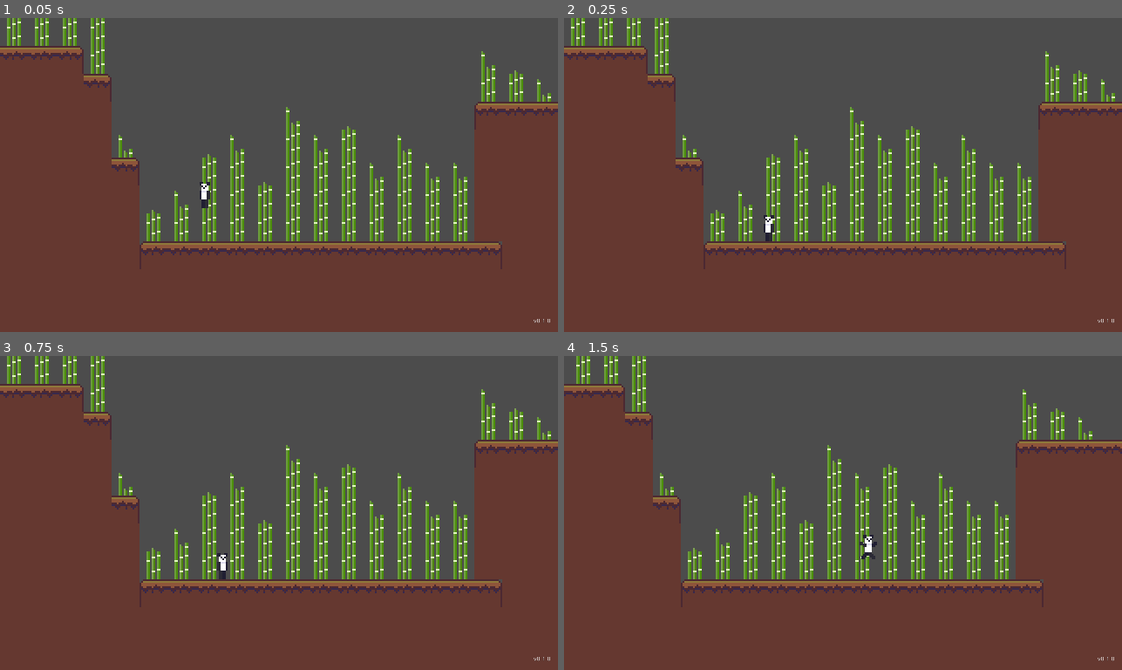
Above: before the commit, frames 1-4 (two rows, left to right).
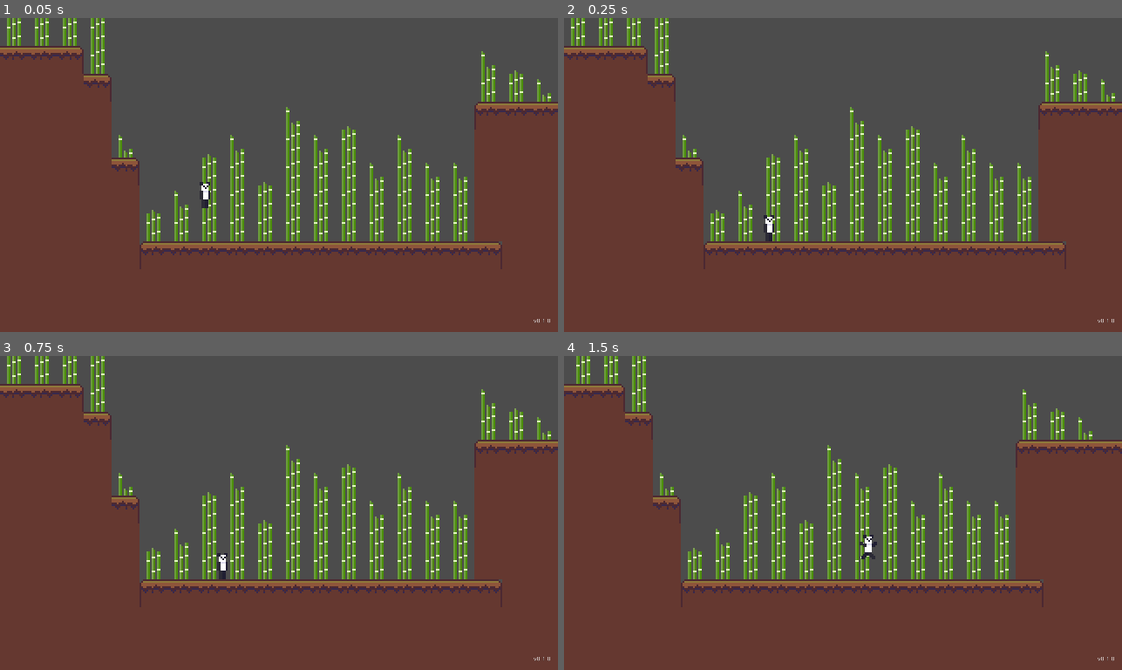
Above: after the commit, the same moments.

Repository: dashedstripes/panda-platformer
Game: Godot game, scene res://Levels/Level 1.tscn
The game is run twice, just before and just after one commit, with the same random seed, the same clock (stepped at 60 frames per second) and the same inputs.
Inputs:
- Up to frame 1 (0.05 s): no input
- Up to frame 2 (0.25 s): no input
- Up to frame 3 (0.75 s): tap Enter at 0.5 s; hold D (move_right) from 0.53 s (still down)
- Up to frame 4 (1.5 s): keep holding D (move_right); tap Space (jump) at 0.77, 1.25 s

The runs differ from the first frame. In frame 1, less than 0.1% of the frame differs, in the area x 36-38%, y 52-58%; in frame 2, less than 0.1%; in frame 3, nothing differs; in frame 4, nothing differs.

Commit message:
0.0.1: fix bug where sprite flipped for one frame before state change to idle

Diff:
--- a/Player/Player.tscn
+++ b/Player/Player.tscn
@@ -13,6 +13,7 @@
 
 [sub_resource type="Animation" id=2]
 resource_name = "fall"
+length = 0.1
 tracks/0/type = "value"
 tracks/0/path = NodePath("AnimatedSprite:frame")
 tracks/0/interp = 1
@@ -28,6 +29,7 @@
 
 [sub_resource type="Animation" id=3]
 resource_name = "idle"
+length = 0.1
 tracks/0/type = "value"
 tracks/0/path = NodePath("AnimatedSprite:frame")
 tracks/0/interp = 1
@@ -43,6 +45,7 @@
 
 [sub_resource type="Animation" id=4]
 resource_name = "jump"
+length = 0.1
 tracks/0/type = "value"
 tracks/0/path = NodePath("AnimatedSprite:frame")
 tracks/0/interp = 1
@@ -56,7 +59,7 @@
 "values": [ 4 ]
 }
 
-[sub_resource type="Animation" id=6]
+[sub_resource type="Animation" id=5]
 resource_name = "run_right"
 length = 0.8
 loop = true
@@ -72,18 +75,6 @@
 "update": 1,
 "values": [ 0, 1, 2, 3 ]
 }
-tracks/1/type = "value"
-tracks/1/path = NodePath("AnimatedSprite:flip_h")
-tracks/1/interp = 1
-tracks/1/loop_wrap = true
-tracks/1/imported = false
-tracks/1/enabled = true
-tracks/1/keys = {
-"times": PoolRealArray( 0 ),
-"transitions": PoolRealArray( 1 ),
-"update": 1,
-"values": [ false ]
-}
 
 [node name="Player" type="KinematicBody2D"]
 script = ExtResource( 2 )
@@ -95,7 +86,6 @@
 
 [node name="AnimatedSprite" type="Sprite" parent="."]
 texture = ExtResource( 1 )
-flip_h = true
 hframes = 6
 region_rect = Rect2( 0, 0, 16, 16 )
 
@@ -107,7 +97,7 @@
 anims/fall = SubResource( 2 )
 anims/idle = SubResource( 3 )
 anims/jump = SubResource( 4 )
-anims/run_right = SubResource( 6 )
+anims/run_right = SubResource( 5 )
 
 [node name="StateMachine" parent="." instance=ExtResource( 3 )]
 
--- a/Player/Run.gd
+++ b/Player/Run.gd
@@ -22,6 +22,9 @@
 	var input_velocity = Vector2.ZERO
 	input_velocity.x = Input.get_action_strength("move_right") - Input.get_action_strength("move_left")
 
+	if(owner.velocity == Vector2.ZERO && input_velocity == Vector2.ZERO):
+		exit("Idle")
+
 	if(input_velocity.x > 0):
 		owner.direction = Vector2.RIGHT
 	elif(input_velocity.x < 0):
@@ -32,9 +35,6 @@
 	if(Input.is_action_just_pressed("jump") && owner.is_on_floor()):
 		exit("Jump")
 
-	if(owner.velocity == Vector2.ZERO && input_velocity == Vector2.ZERO):
-		exit("Idle")
-
 	if(input_velocity != Vector2.ZERO):
 		owner.velocity = owner.velocity.move_toward(input_velocity * owner.speed, delta * owner.acceleration)
 	else:
